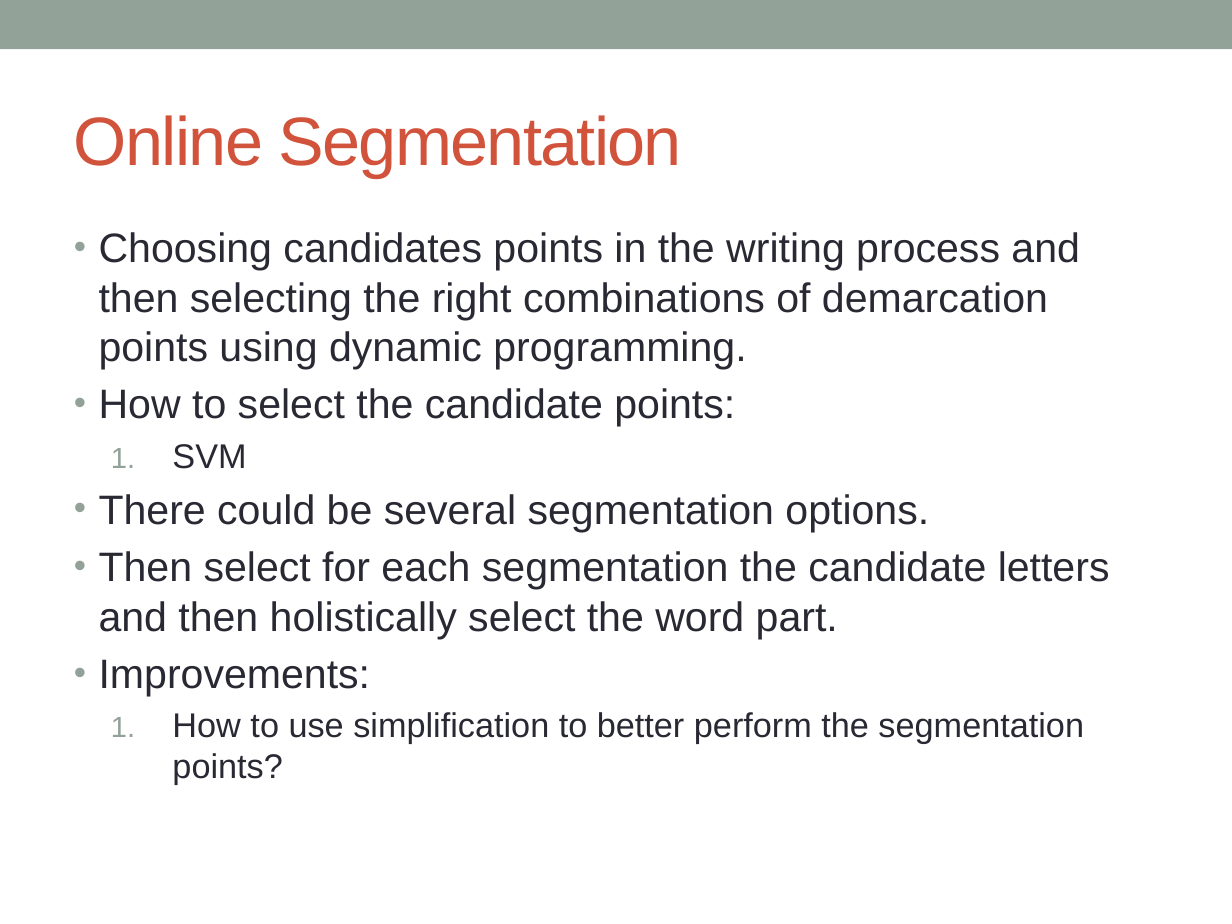
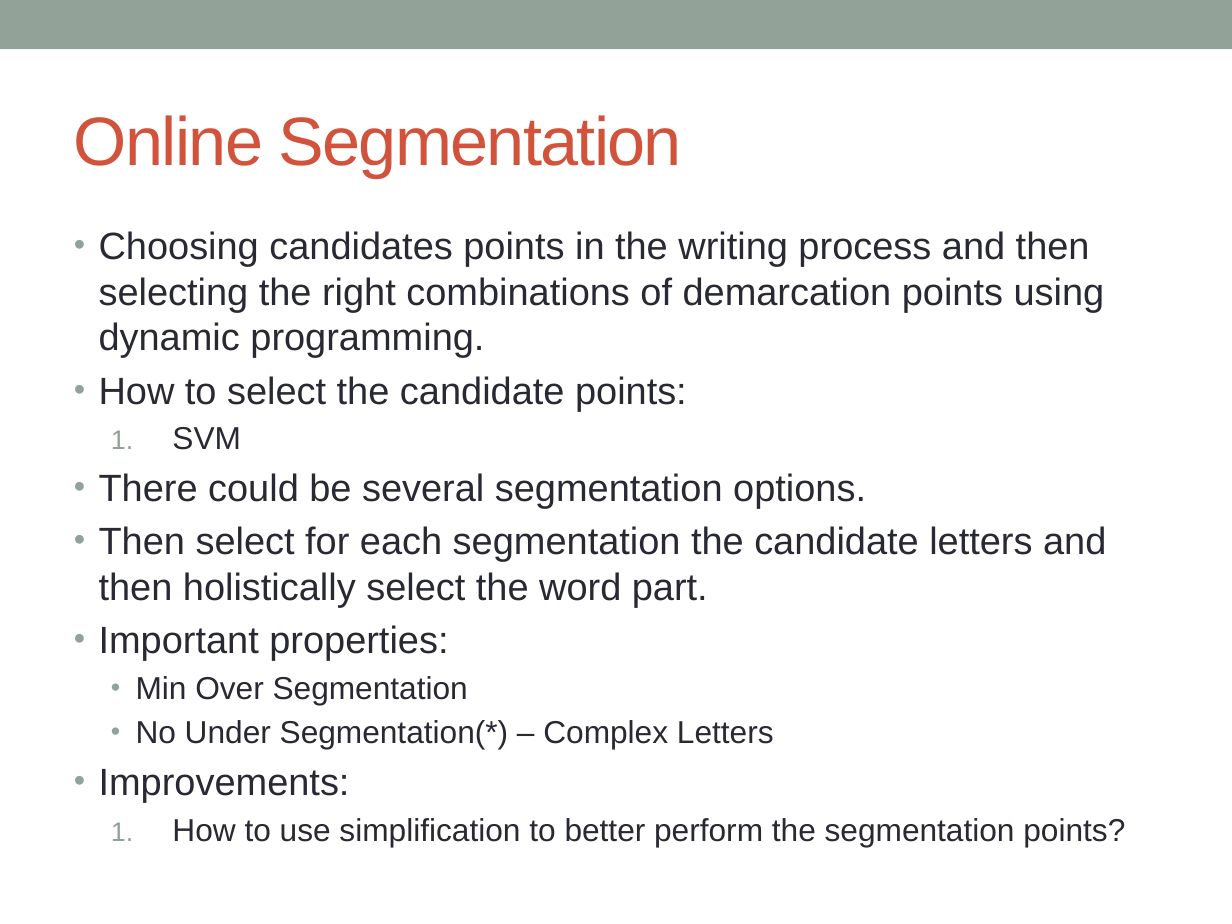
Before and after one commit to kourgeorge/arabic-icr, a slide deck: slide 19 of Thesis/Just In Time Arabic Handwriting Recognition.pptx. Drawn at 1232x924 pixels with LibreOffice and Linux fonts; fonts in the diff are those of the drawing. Boxes give left, top, right and bottom in pixels: in the first picture for what was removed or moved away, otherwise in the second. Text is boxed around its words. In the diff, an @@ line names an element or a change of style, - is before the commit and + after.

```diff
--- a/Thesis/Just In Time Arabic Handwriting Recognition.pptx
+++ b/Thesis/Just In Time Arabic Handwriting Recognition.pptx
@@ text at box(99, 231, 1125, 847): size 24 to 22.2 pt in "Choosing candidates points in the writing process ...", "How to select the candidate points:", "There could be several segmentation options.", "Then select for each segmentation the candidate ..." and 1 more places; size 20 to 18.5 pt in "SVM", "How to use simplification to better perform ..." @@
@@ text at box(99, 625, 774, 749): paragraphs added @@
+• Important properties:
+  • Min Over Segmentation
+  • No Under Segmentation(*) – Complex Letters
```
Also in this commit, not shown: 5 other files.
